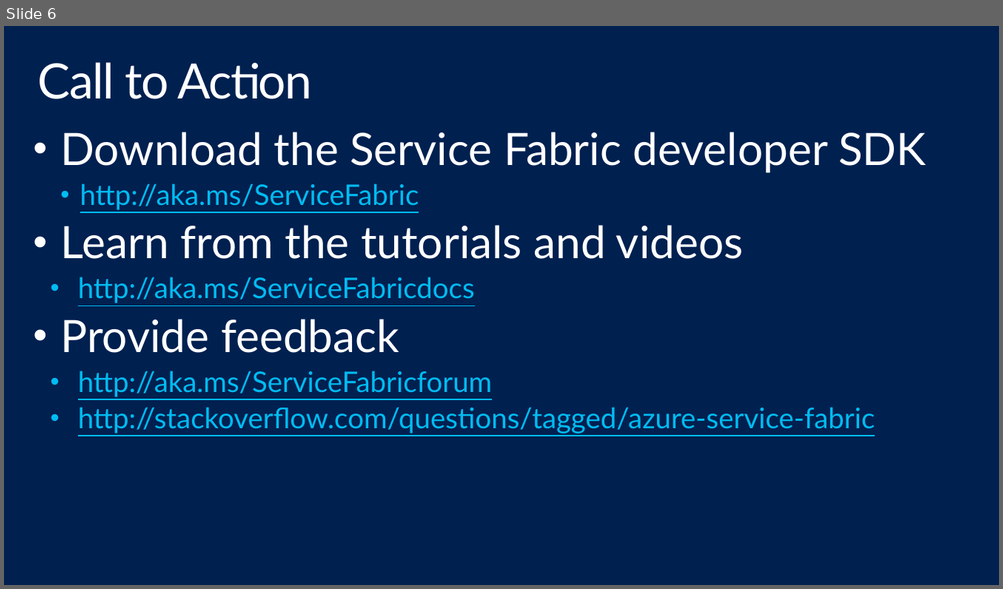
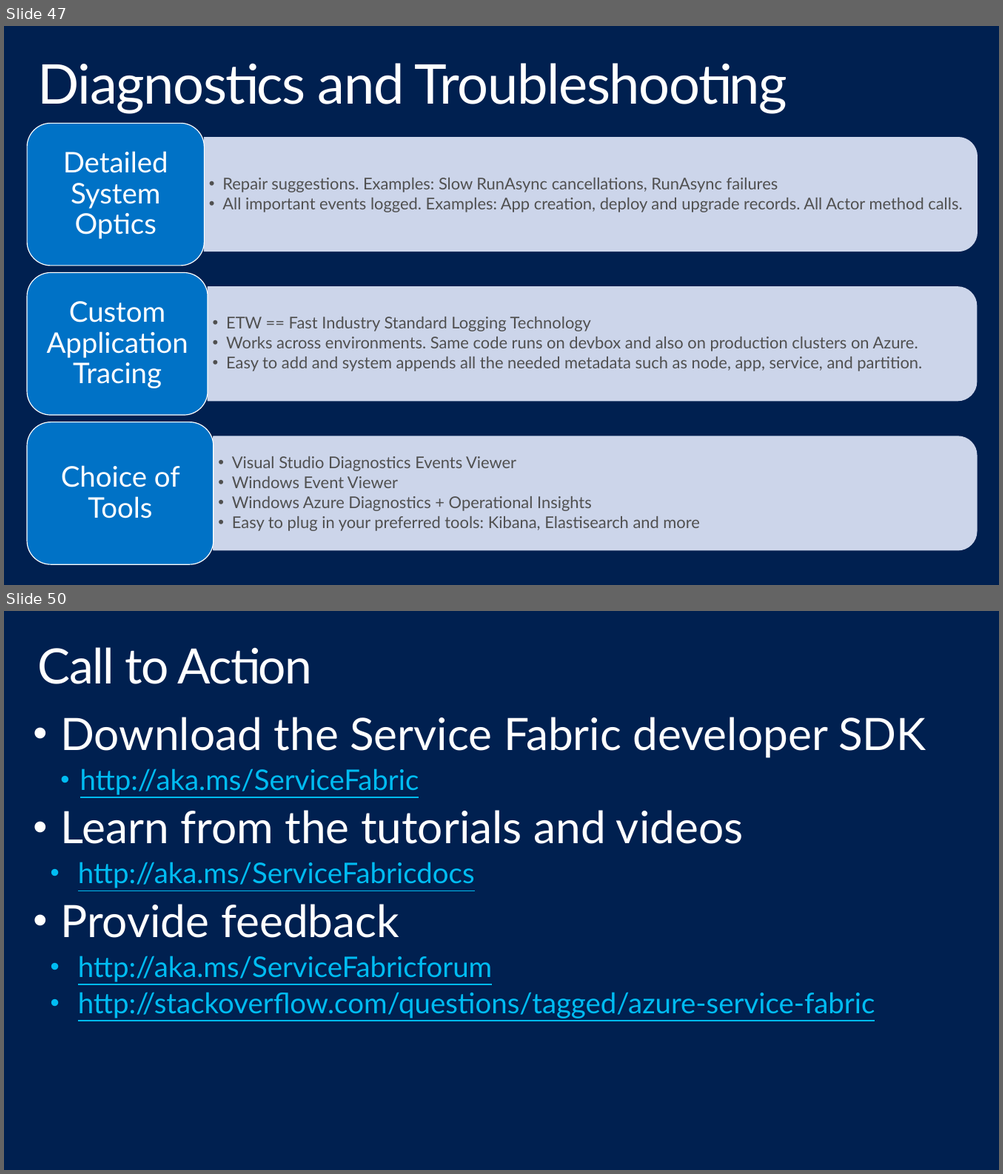
Before and after one commit to shawnweisfeld/20150514_ServiceFabric, a slide deck: Service Fabric.pptx. Shown one above the other, each under a label of ours: slide 6 before the commit, slides 47 and 50 after it; the slides between them are not shown. The pictures are 1003x589 and 1003x1174 pixels, drawn with LibreOffice and Linux fonts; fonts in the diff are those of the drawing; background and template pictures are left out. Boxes give left, top, right and bottom in pixels: in the first picture for what was removed or moved away, otherwise in the second. Text is boxed around its words. In the diff, an @@ line names an element or a change of style, - is before the commit and + after.

```diff
--- a/Service Fabric.pptx
+++ b/Service Fabric.pptx
@@ slide 47 added at <box>4,26,999,585</box>, background #002050 @@
@@ title added at <box>37,63,787,114</box>, 54 pt, text #FFFFFF @@
+Diagnostics and Troubleshooting
@@ freeform shape added at <box>27,123,204,266</box>, fill #0072C6, outline #FFFFFF 0.85 pt, 28 pt, text #FFFFFF @@
+Detailed System Optics
@@ freeform shape added at <box>205,137,977,251</box>, fill #CCD5EA at 90% opacity, outline #CCD5EA 0.85 pt, 16 pt, text #505050 @@
+  •• Repair suggestions. Examples: Slow RunAsync cancellations, RunAsync failures
+  •• All important events logged. Examples: App creation, deploy and upgrade records. All Actor method calls.
@@ freeform shape added at <box>27,272,208,415</box>, fill #0072C6, outline #FFFFFF 0.85 pt, 28 pt, text #FFFFFF @@
+Custom Application Tracing
@@ freeform shape added at <box>208,287,976,401</box>, fill #CCD5EA at 90% opacity, outline #CCD5EA 0.85 pt, 16 pt, text #505050 @@
+  •• ETW == Fast Industry Standard Logging Technology
+  •• Works across environments. Same code runs on devbox and also on production clusters on Azure.
+  •• Easy to add and system appends all the needed metadata such as node, app, service, and partition.
@@ freeform shape added at <box>27,423,213,565</box>, fill #0072C6, outline #FFFFFF 0.85 pt, 28 pt, text #FFFFFF @@
+Choice of Tools
@@ freeform shape added at <box>213,436,976,551</box>, fill #CCD5EA at 90% opacity, outline #CCD5EA 0.85 pt, 16 pt, text #505050 @@
+  •• Visual Studio Diagnostics Events Viewer
+  •• Windows Event Viewer
+  •• Windows Azure Diagnostics + Operational Insights
+  •• Easy to plug in your preferred tools: Kibana, Elastisearch and more
@@ what was slide 6 is now slide 50 @@
```
Also in this commit, not shown: 2 slides changed, 44 other slides added, 1 slide removed.
